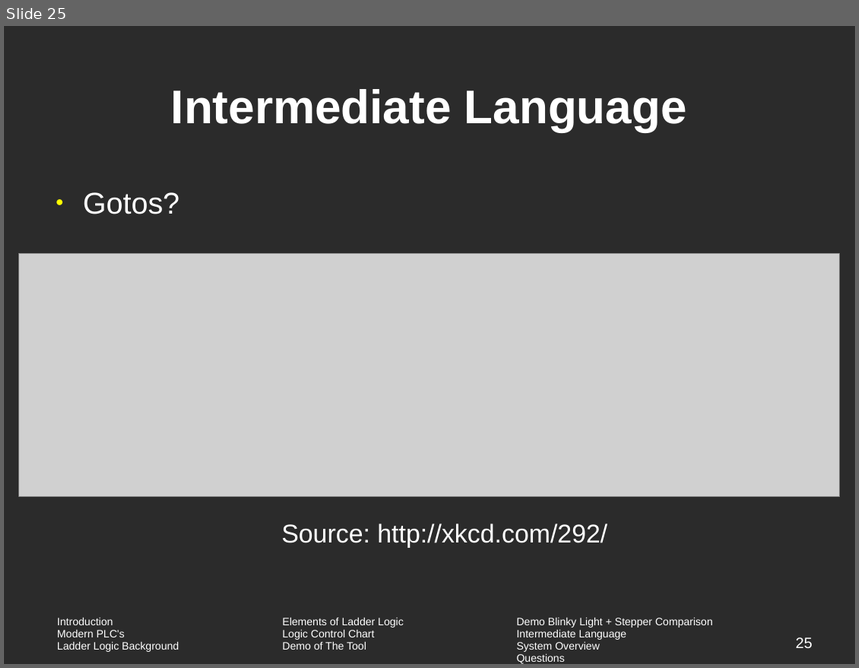
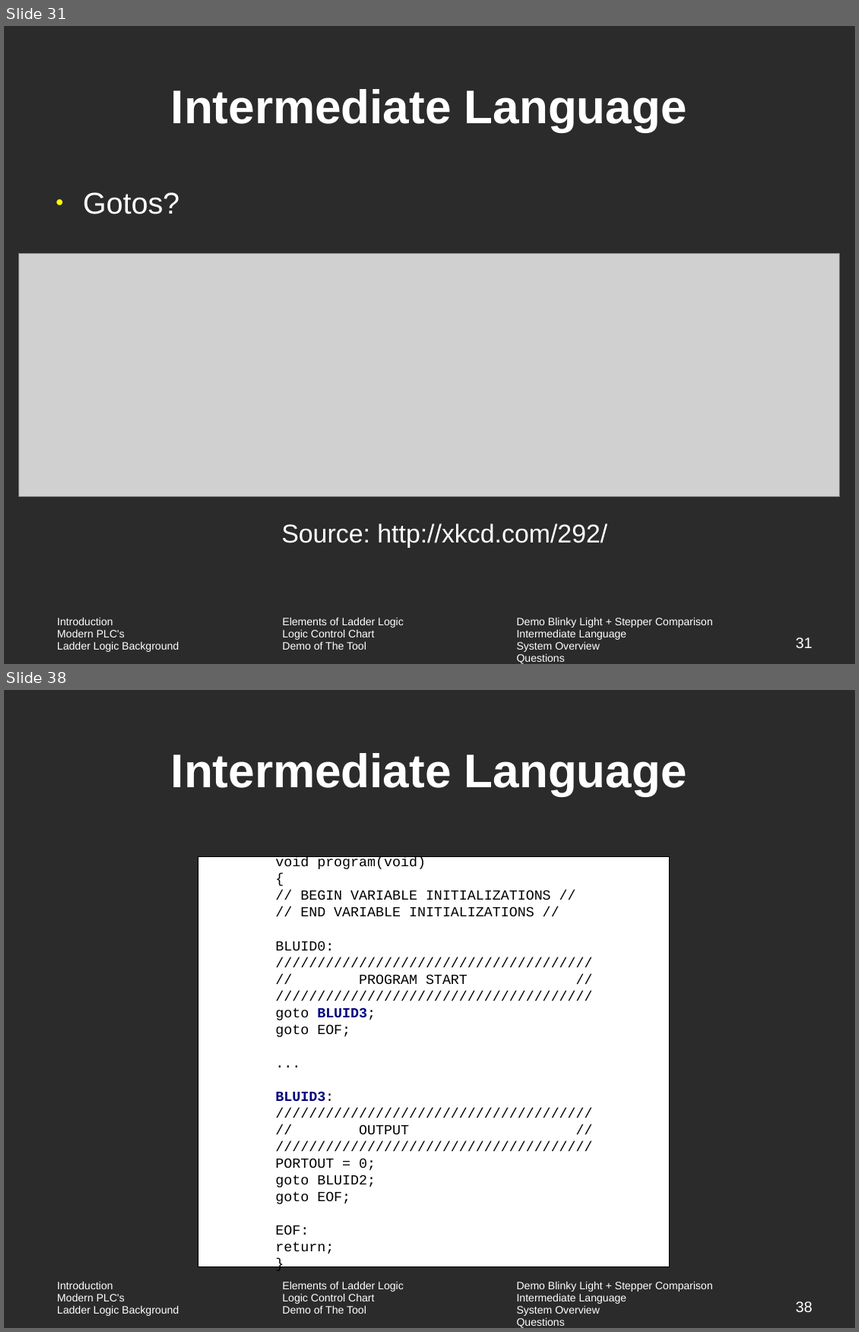
Before and after one commit to vortex-5/plcthesis, a slide deck: presentation/defense.odp. Shown one above the other, each under a label of ours: slide 25 before the commit, slides 31 and 38 after it; the slides between them are not shown. The pictures are 859x668 and 859x1332 pixels, drawn with LibreOffice and Linux fonts; fonts in the diff are those of the drawing; grey boxes stand for pictures; background and template pictures are left out; a plain dark background stands for a picture behind light text. Boxes give left, top, right and bottom in pixels: in the first picture for what was removed or moved away, otherwise in the second. Text is boxed around its words. In the diff, an @@ line names an element or a change of style, - is before the commit and + after.

```diff
--- a/presentation/defense.odp
+++ b/presentation/defense.odp
@@ slide 38 added at [4,690,855,1328], background picture (left out); not listed: 1 template element that a slide beside it also shows @@
@@ title added at [171,753,687,796], 44 pt, text #FFFFFF, bold @@
+Intermediate Language
@@ rectangle added at [199,858,670,1268], fill #FFFFFF, outline #000000 0 pt, 13 pt, text #000000 @@
+void program(void)
+{
+// BEGIN VARIABLE INITIALIZATIONS //
+// END VARIABLE INITIALIZATIONS //
+BLUID0:
+//////////////////////////////////////
+// PROGRAM START //
+//////////////////////////////////////
+goto BLUID3;
+goto EOF;
+...
+BLUID3:
+//////////////////////////////////////
+// OUTPUT //
+//////////////////////////////////////
+PORTOUT = 0;
+goto BLUID2;
+goto EOF;
+EOF:
+return;
+}
@@ page number added at [796,1302,813,1312], 14 pt, text #FFFFFF @@
+38
@@ what was slide 25 is now slide 31 @@
@@ page number at [796,638,813,648]: text changed @@
-25
+31
```
Also in this commit, not shown: 1 slide changed, 13 other slides added, 2 other files.
